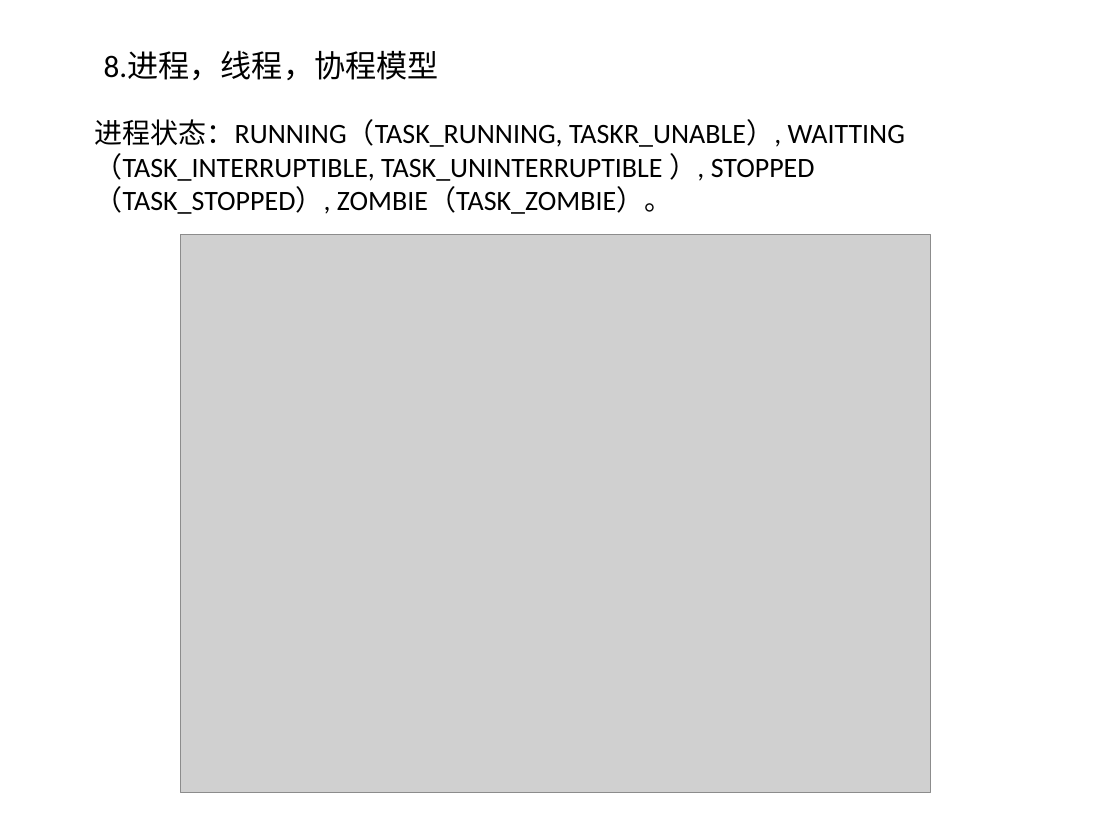
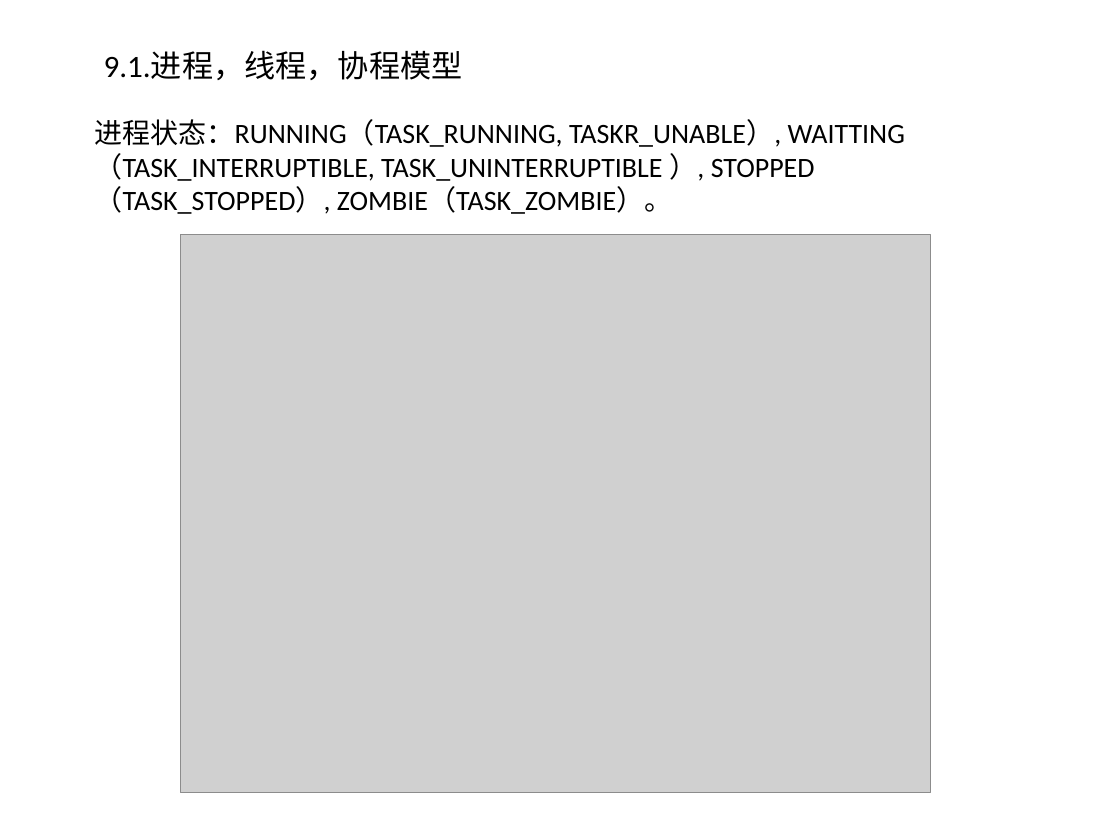
Before and after one commit to willkk/go, a slide deck: slide 12 of algos_summary.pptx (slide 11 before the commit). Drawn at 1120x840 pixels with LibreOffice and Linux fonts; fonts in the diff are those of the drawing; grey boxes stand for pictures. Boxes give left, top, right and bottom in pixels: in the first picture for what was removed or moved away, otherwise in the second. Text is boxed around its words. In the diff, an @@ line names an element or a change of style, - is before the commit and + after.

```diff
--- a/algos_summary.pptx
+++ b/algos_summary.pptx
@@ text at (x1=104, y1=51, x2=463, y2=80): text changed @@
-8.进程，线程，协程模型
+9.1.进程，线程，协程模型
```
Also in this commit, not shown: 2 other slides changed, 1 slide added, 1 other file.
